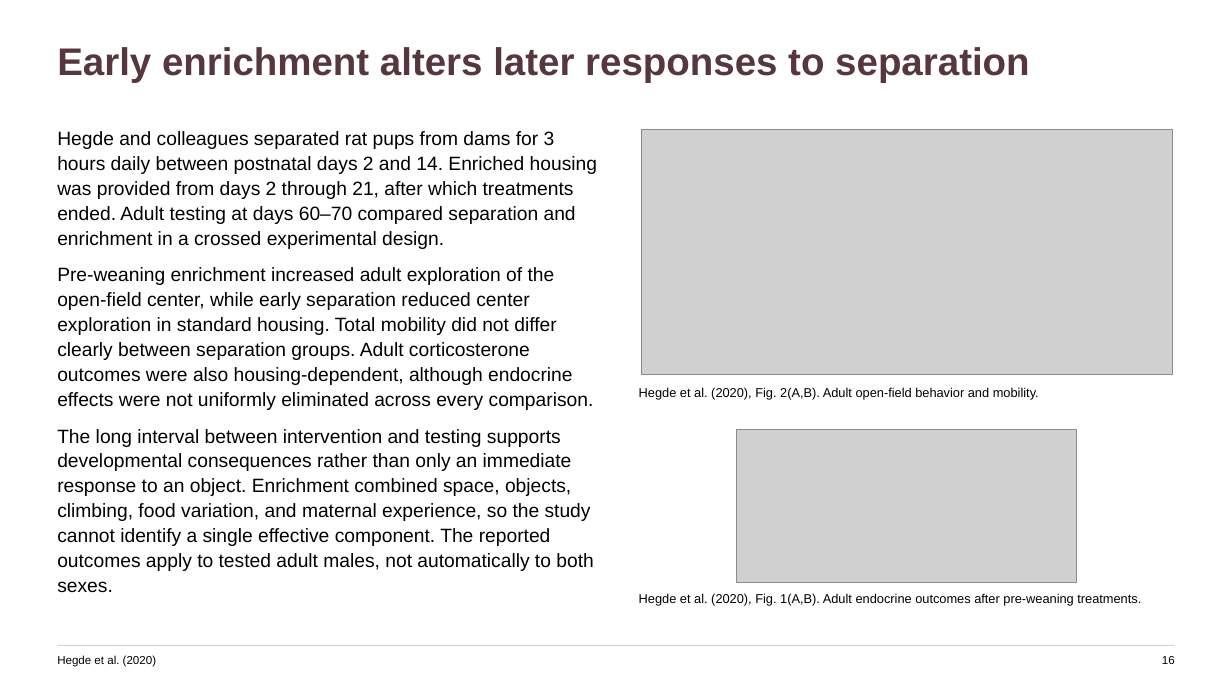
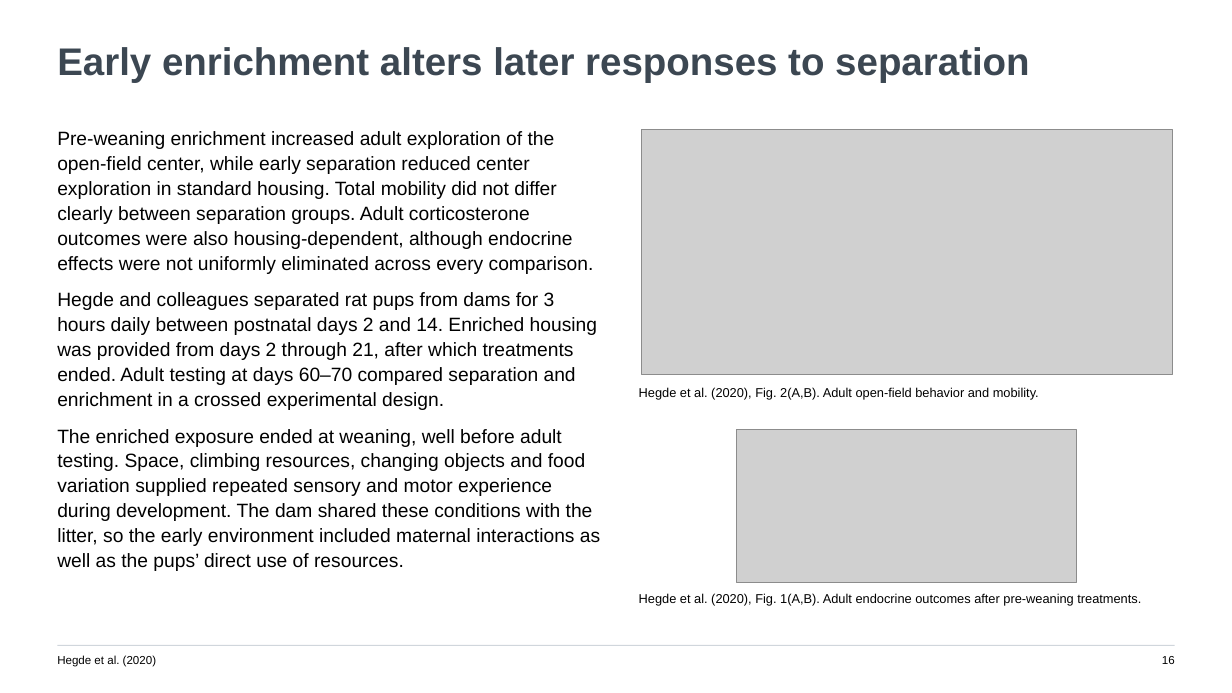
Before and after one commit to jordanxxlopez/NEUROETHOLOGY, a slide deck: slide 16 of lectures/L53/Neuroethology_Lecture53_FA2026.pptx. Drawn at 1232x693 pixels with LibreOffice and Linux fonts; fonts in the diff are those of the drawing; grey boxes stand for pictures. Boxes give left, top, right and bottom in pixels: in the first picture for what was removed or moved away, otherwise in the second. Text is boxed around its words. In the diff, an @@ line names an element or a change of style, - is before the commit and + after.

Commit message:
Revise Lecture 53 with teaching-focused paragraphs and new theme

```diff
--- a/lectures/L53/Neuroethology_Lecture53_FA2026.pptx
+++ b/lectures/L53/Neuroethology_Lecture53_FA2026.pptx
@@ text "Early enrichment alters later responses ..." at (57,47,1029,83): text colour #56373E to #3C4752 @@
@@ text at (57,131,594,274): paragraph added @@
+Pre-weaning enrichment increased adult exploration of the open-field center, while early separation reduced center exploration in standard housing. Total mobility did not differ clearly between separation groups. Adult corticosterone outcomes were also housing-dependent, although endocrine effects were not uniformly eliminated across every comparison.
@@ text at (57,429,600,571): text changed @@
-Pre-weaning enrichment increased adult exploration of the open-field center, while early separation reduced center exploration in standard housing. Total mobility did not differ clearly between separation groups. Adult corticosterone outcomes were also housing-dependent, although endocrine effects were not uniformly eliminated across every comparison.
-The long interval between intervention and testing supports developmental consequences rather than only an immediate response to an object. Enrichment combined space, objects, climbing, food variation, and maternal experience, so the study cannot identify a single effective component. The reported outcomes apply to tested adult males, not automatically to both sexes.
+The enriched exposure ended at weaning, well before adult testing. Space, climbing resources, changing objects and food variation supplied repeated sensory and motor experience during development. The dam shared these conditions with the litter, so the early environment included maternal interactions as well as the pups’ direct use of resources.
@@ rectangle at (57,645,1175,646): fill #DFCDD2 to #D0D6DC @@
```
Also in this commit, not shown: 45 other slides changed, 7 other files.
